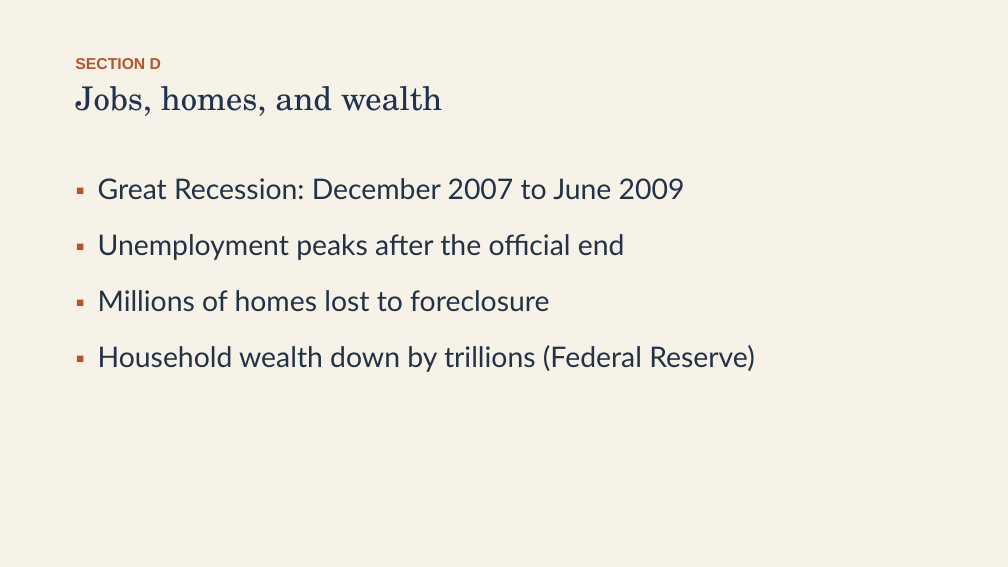
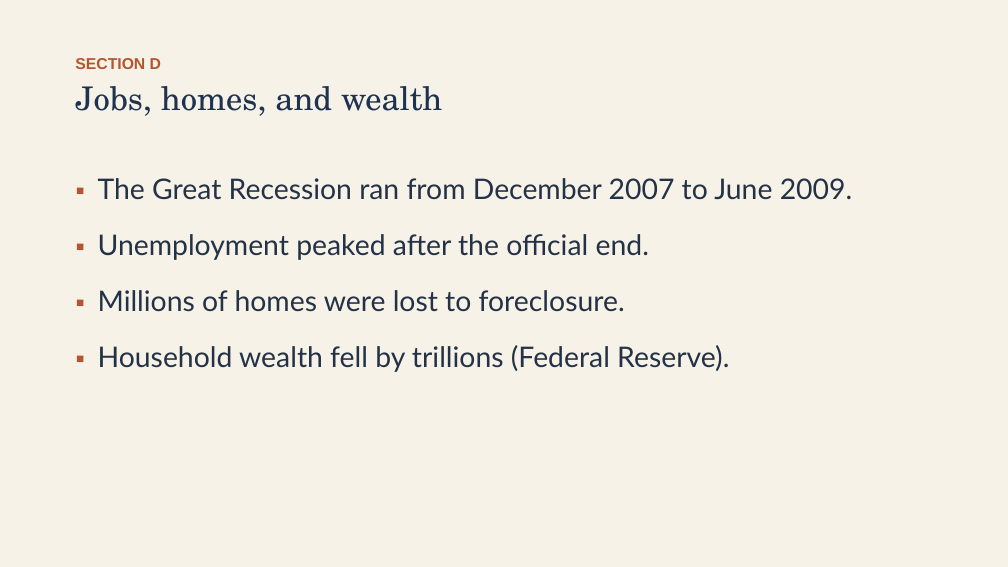
Before and after one commit to ab17gthb/humanities-curriculum-group, a slide deck: slide 15 of modern-america/lesson-07/lesson-07-slides.pptx. Drawn at 1008x567 pixels with LibreOffice and Linux fonts; fonts in the diff are those of the drawing. Boxes give left, top, right and bottom in pixels: in the first picture for what was removed or moved away, otherwise in the second. Text is boxed around its words. In the diff, an @@ line names an element or a change of style, - is before the commit and + after.

Commit message:
Rollout: Modern America L7 reworked and live (The Great Recession and Its Long Aftermath)

```diff
--- a/modern-america/lesson-07/lesson-07-slides.pptx
+++ b/modern-america/lesson-07/lesson-07-slides.pptx
@@ text at (98,178,853,372): text changed @@
-▪ Great Recession: December 2007 to June 2009
-▪ Unemployment peaks after the official end
-▪ Millions of homes lost to foreclosure
-▪ Household wealth down by trillions (Federal Reserve)
+▪ The Great Recession ran from December 2007 to June 2009.
+▪ Unemployment peaked after the official end.
+▪ Millions of homes were lost to foreclosure.
+▪ Household wealth fell by trillions (Federal Reserve).
```
Also in this commit, not shown: 9 other slides changed, 6 other files.
